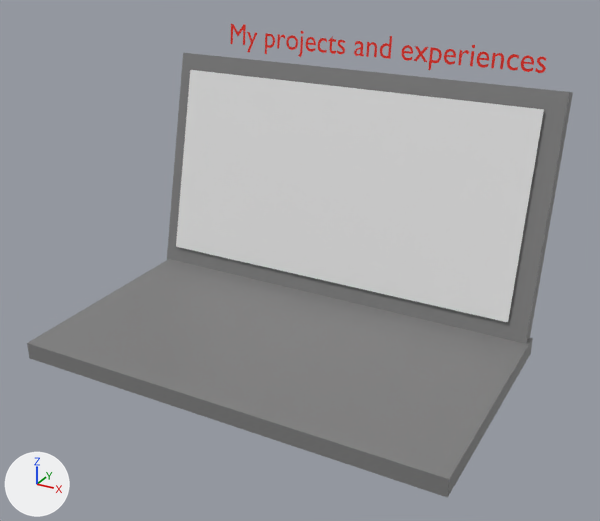
An edit to the Blender file projects.blend, drawn before and after from the same camera.
Before and after are seen from a 50 mm lens placed at (6.82, -12.13, 5.27), pointed at (0.33, -0.34, -0.63). Lighting does not change. The marker at lower left points along +X, +Y and +Z.

Objects in the first picture: 'laptop.001', 'laptop.002', 'laptopscreen', 'projandexp'.
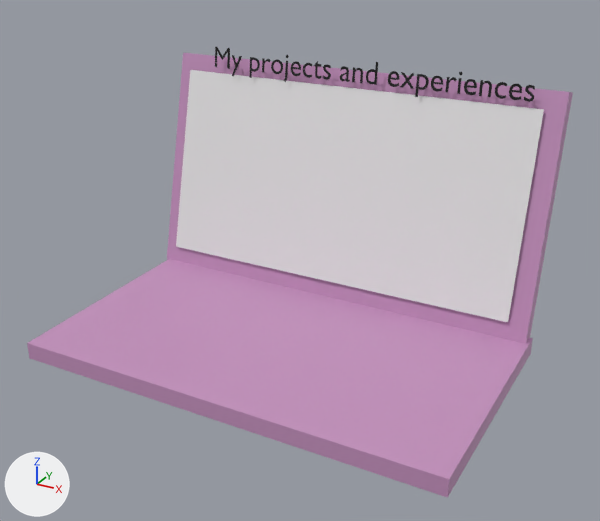
Pixel boxes [x1, y1, x2, y2] of what changed, in the pictures (600 x 521 px):
'laptop.001', recoloured (grey to pink): [27, 259, 533, 498] in both
'laptop.002', recoloured (grey to pink): [167, 53, 573, 344] in both
'projandexp', recoloured, moved: before [230, 24, 546, 73]; after [215, 47, 535, 102]

The change, as a list of edits to the scene's bpy script:
```text
Change mat_material_004:
    mat_material_004.base_color: (0.211, 0.211, 0.211) -> (0.552, 0.283, 0.509)  # grey #7f7f7f -> pink #c491bd
Change mat_material_003:
    mat_material_003.base_color: (0.8, 0.0207, 0.00934) -> (0.0022, 0.00211, 0.00206)  # red #e72718 -> black #070707
Change ob_projandexp:
    ob_projandexp.location: (-3.05, 2.73, 2.43) -> (-3.05, 2.12, 2.05)
```
